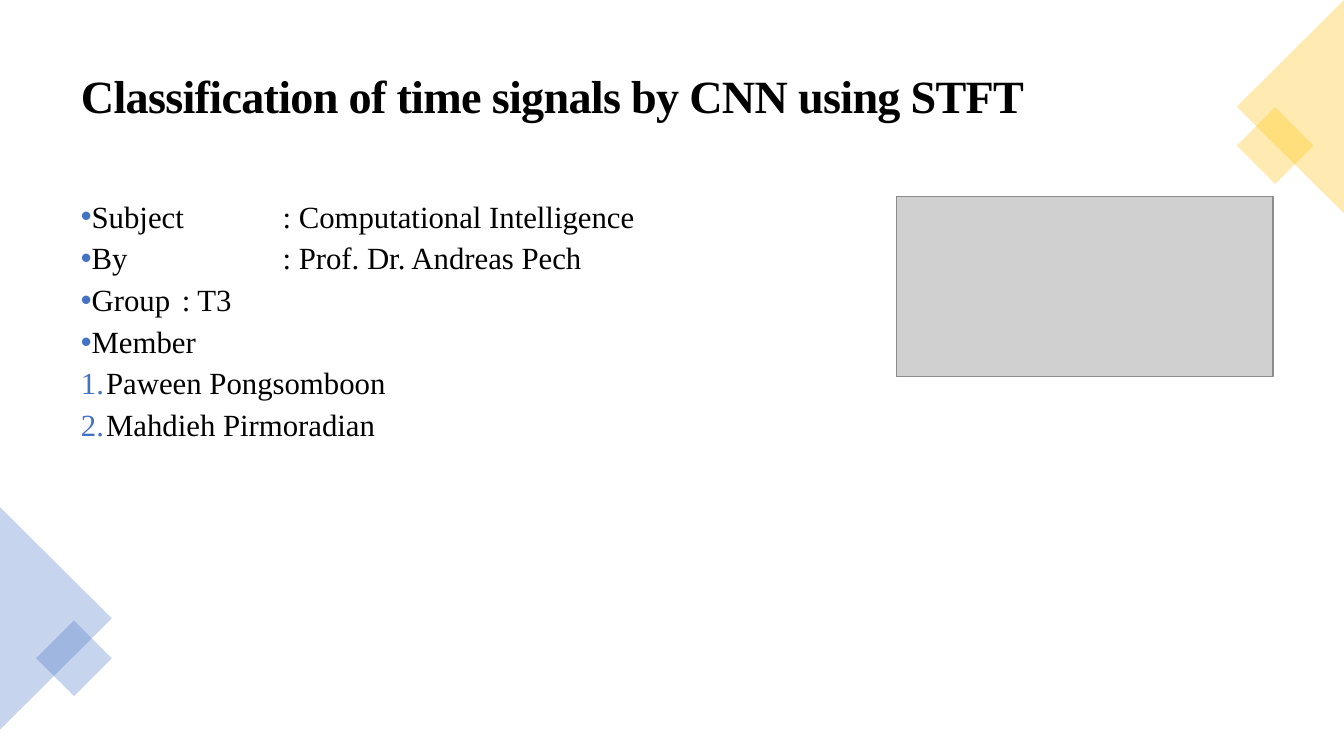
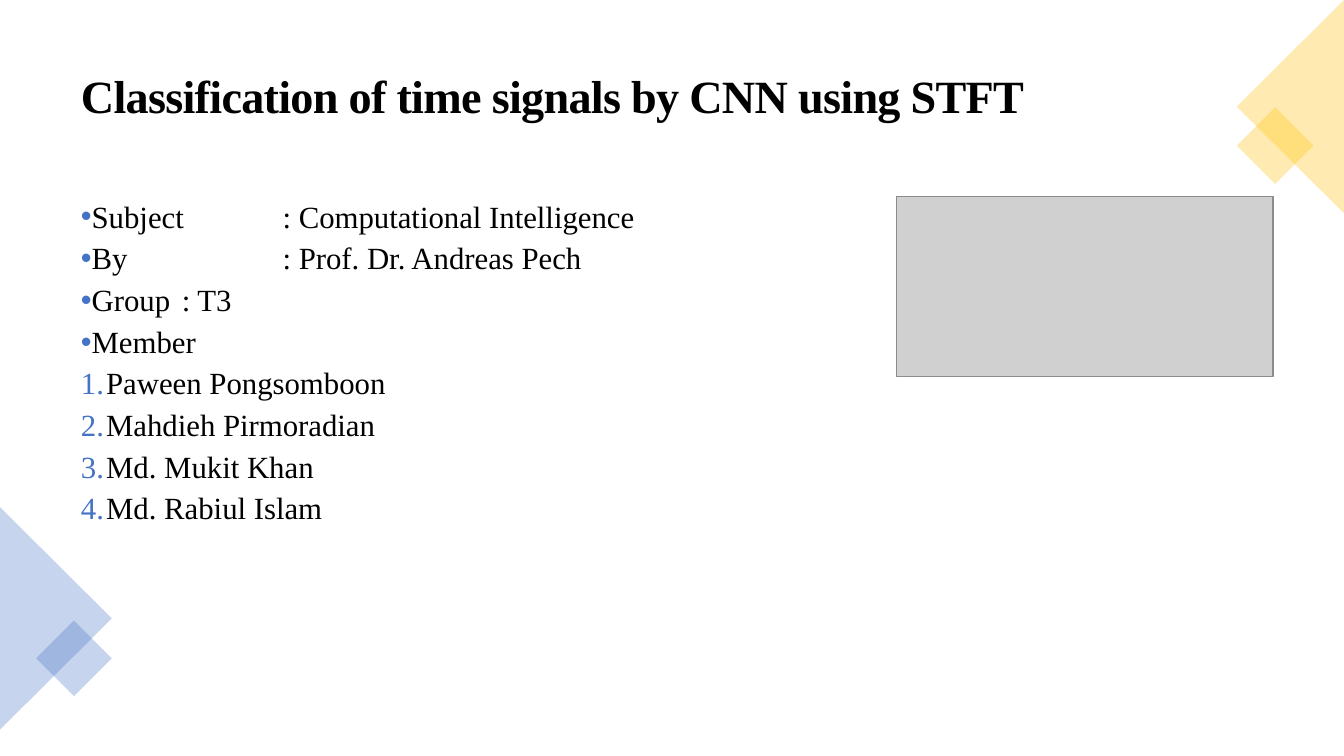
Before and after one commit to paweenp/Classification-of-time-signals-by-CNN-using-STFT, a slide deck: slide 1 of Presentation/Classification-of-time-signals-by-CNN-using-STFT.pptx. Drawn at 1344x756 pixels with LibreOffice and Linux fonts; fonts in the diff are those of the drawing; grey boxes stand for pictures. Boxes give left, top, right and bottom in pixels: in the first picture for what was removed or moved away, otherwise in the second. Text is boxed around its words. In the diff, an @@ line names an element or a change of style, - is before the commit and + after.

```diff
--- a/Presentation/Classification-of-time-signals-by-CNN-using-STFT.pptx
+++ b/Presentation/Classification-of-time-signals-by-CNN-using-STFT.pptx
@@ text at [81,456,322,520]: paragraphs added @@
+3. Md. Mukit Khan
+4. Md. Rabiul Islam
```
Also in this commit, not shown: 2 other slides changed.
